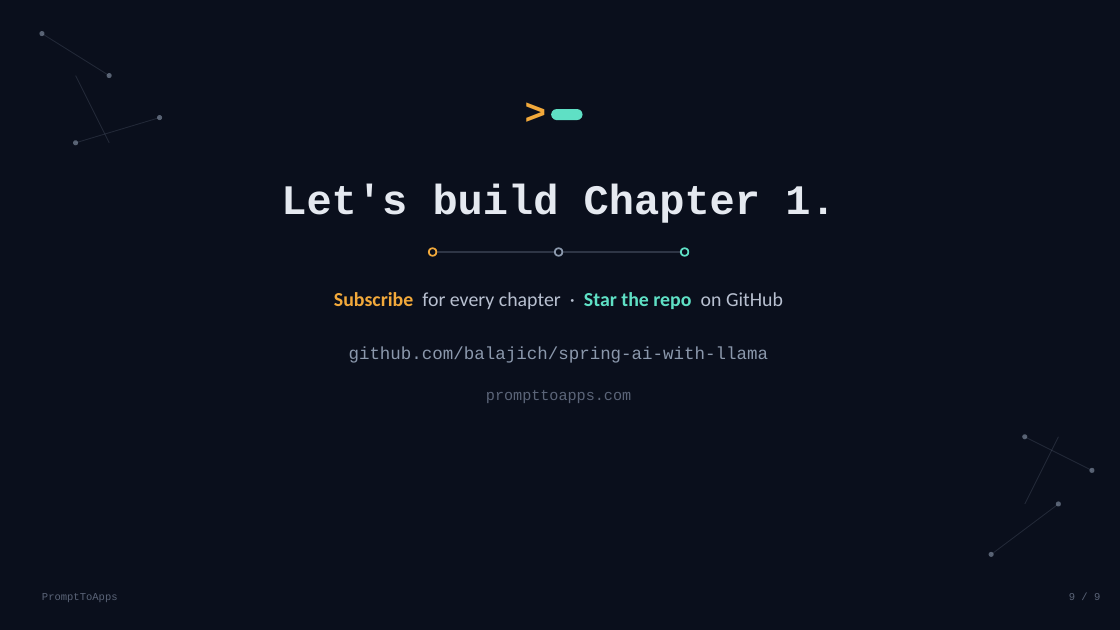
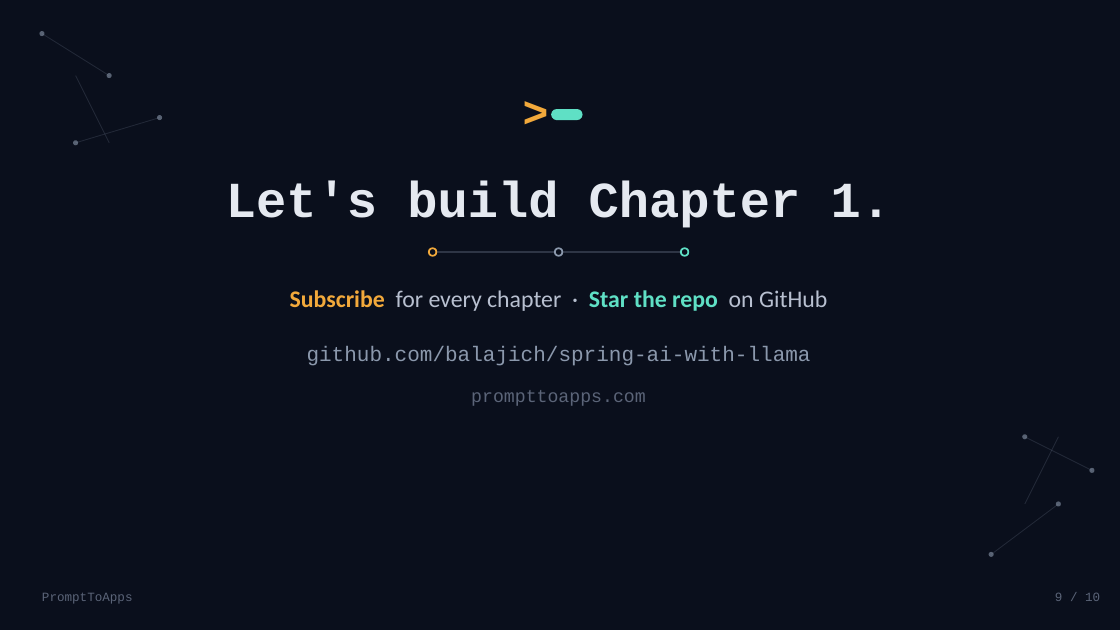
Before and after one commit to balajich/spring-ai-with-llama, a slide deck: slide 10 of slides/00-intro-series-overview.pptx (slide 9 before the commit). Drawn at 1120x630 pixels with LibreOffice and Linux fonts; fonts in the diff are those of the drawing. Boxes give left, top, right and bottom in pixels: in the first picture for what was removed or moved away, otherwise in the second. Text is boxed around its words. In the diff, an @@ line names an element or a change of style, - is before the commit and + after.

```diff
--- a/slides/00-intro-series-overview.pptx
+++ b/slides/00-intro-series-overview.pptx
@@ text ">" at (513,87,559,133): size 30.8 to 37 pt @@
@@ text "Let's build Chapter 1." at (226,181,891,228): size 36 to 43.2 pt @@
@@ text "Subscribe for every chapter · ..." at (290,290,827,311): size 17 to 20.4 pt @@
@@ text "github.com/balajich/spring-ai-with-llama" at (307,346,811,366): size 15 to 18 pt @@
@@ text "prompttoapps.com" at (471,390,646,406): size 13 to 15.6 pt @@
@@ text "PromptToApps" at (42,593,133,604): size 9 to 10.8 pt @@
@@ text at (1055,593,1100,601): text changed; size 9 to 10.8 pt @@
-9 / 9
+9 / 10
```
Also in this commit, not shown: 8 other slides changed, 1 slide added, 4 other files.
